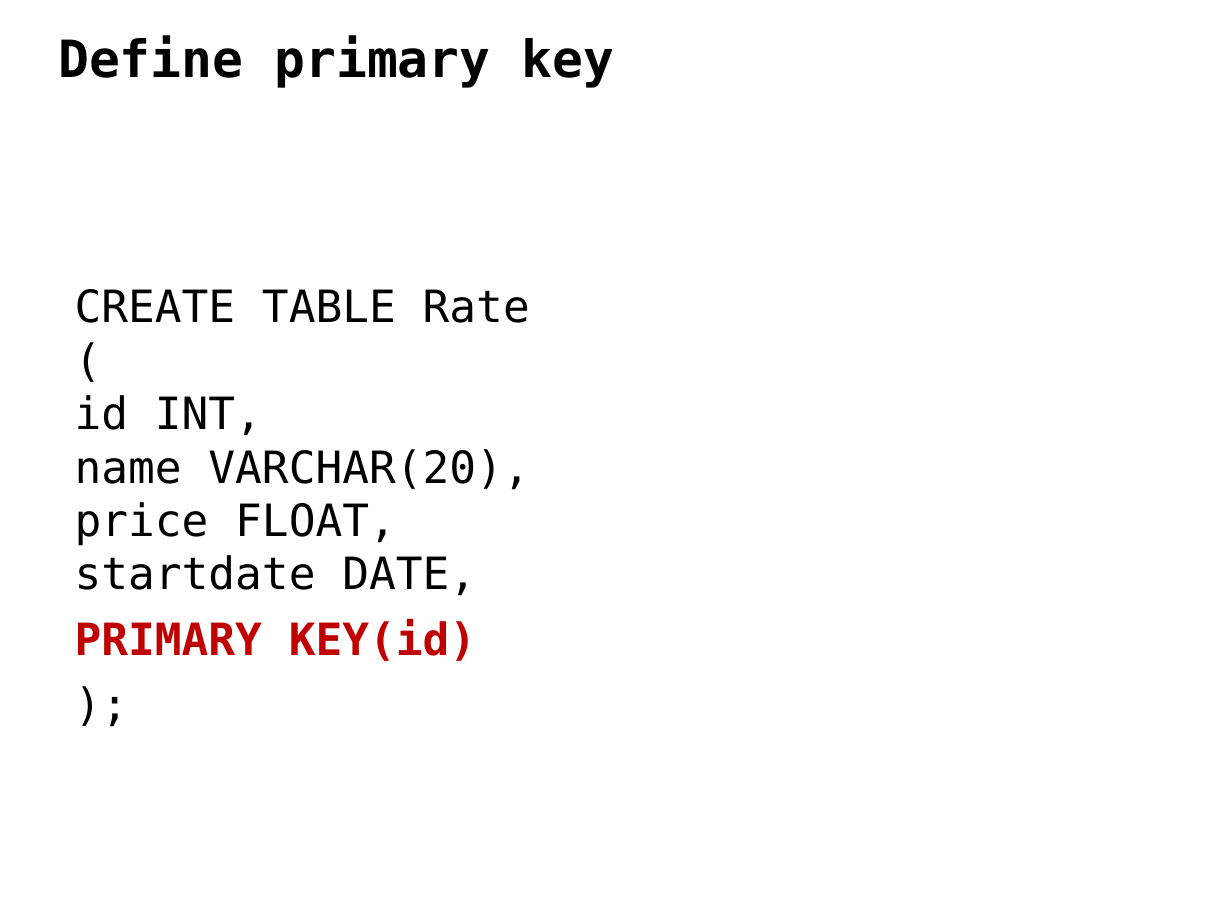
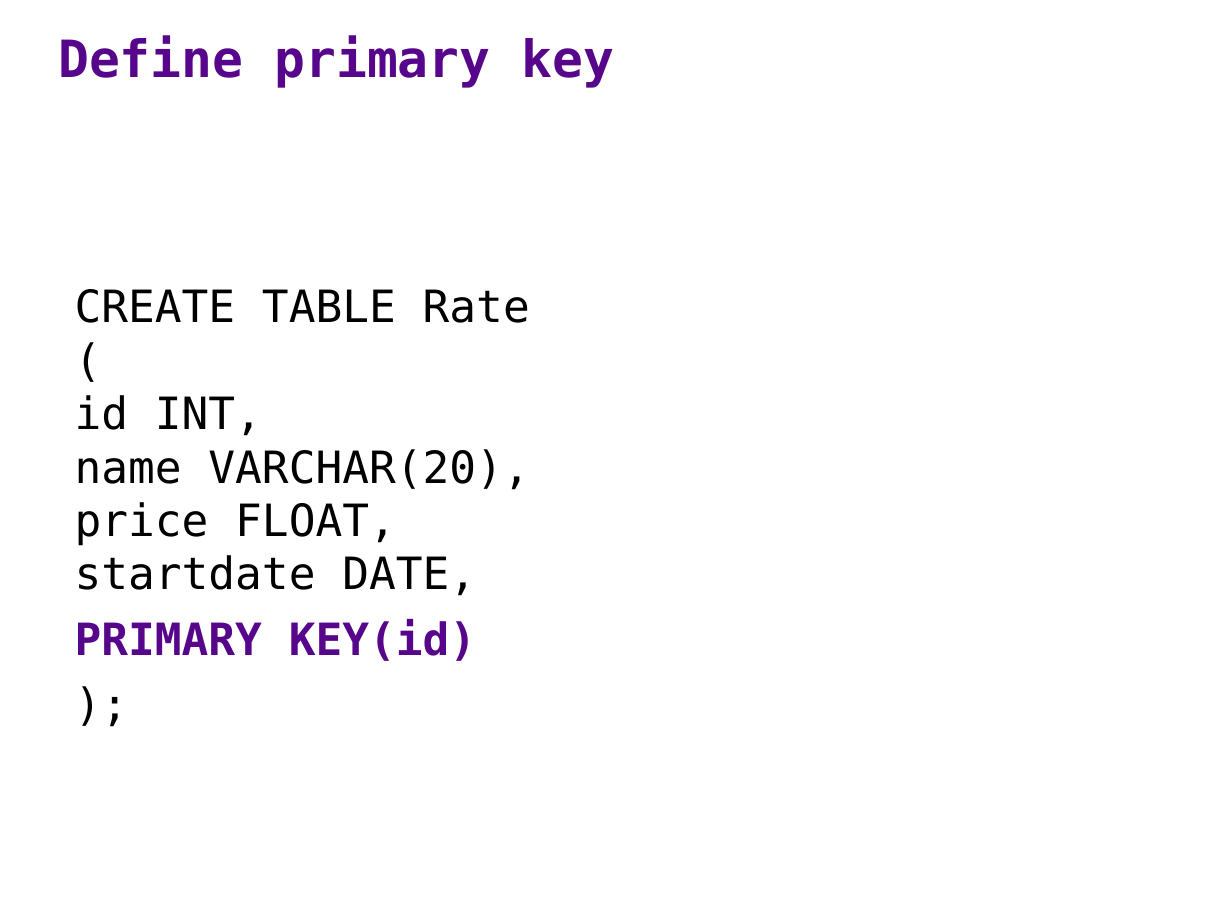
Before and after one commit to ipeirotis/dealing_with_data, a slide deck: slide 34 of 02-SQL/B-ER_modeling-2.pptx. Drawn at 1232x924 pixels with LibreOffice and Linux fonts; fonts in the diff are those of the drawing. Boxes give left, top, right and bottom in pixels: in the first picture for what was removed or moved away, otherwise in the second. Text is boxed around its words. In the diff, an @@ line names an element or a change of style, - is before the commit and + after.

```diff
--- a/02-SQL/B-ER_modeling-2.pptx
+++ b/02-SQL/B-ER_modeling-2.pptx
@@ text "Define primary key" at (58, 36, 615, 88): text colour #000000 to #57068C @@
@@ text at (75, 619, 476, 661): text colour #C00000 to #57068C in "PRIMARY KEY(id)" @@
```
Also in this commit, not shown: 38 other slides changed, 1 other file.
